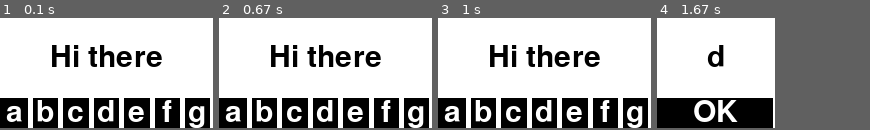
Above: before the commit, frames 1-4 (left to right).
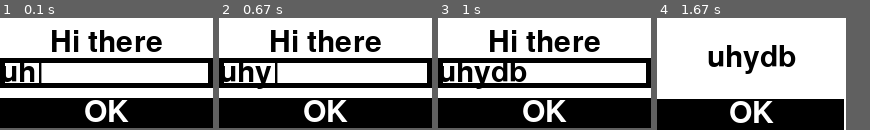
Above: after the commit, the same moments.

Repository: sillypantscoder/pygame_zip
Game: pygame game, started from test-dialog.py
Two runs of this game, one before a commit and one after it. Both use one fixed random seed, a clock stepped at 60 frames per second and the inputs below.
Inputs (mouse positions are in pixels of both pictures, inside the frame that each line leads up to):
- Up to frame 1 (0.1 s): no input
- Up to frame 2 (0.67 s): tap Y at 0.33 s
- Up to frame 3 (1 s): hold D from 0.67 s (still down); tap B at 0.82 s
- Up to frame 4 (1.67 s): release D at 1.13 s; click (763, 113) at 1.22 s, where only the run after the commit has a clickable "OK"; press the mouse at (720, 37) at 1.53 s; move the mouse to (754, 50) at 1.63 s
In our replay, in frame 4 the window is 118x110 before the commit and 189x112 after it. These sizes can differ from the game's own. Grey fills any space a smaller window leaves; there, only what the larger window draws over its background counts as a difference.

The runs differ from the first frame. In frame 1, 27% of the frame differs, in the area x 0-100%, y 10-99%; in frame 2, 28%; in frame 3, 29%; in frame 4, 19%.

Commit message:
Fixed dialogs, added prompt dialog

Diff:
--- a/dialog.py
+++ b/dialog.py
@@ -1,49 +1,22 @@
-import pygame
-import math
+import os
 
-WHITE = (255, 255, 255)
-BLACK = (0, 0, 0)
-
-def dialog(msg, options=["OK"]):
-	pygame.init()
-	pygame.font.init()
-	FONT = pygame.font.Font(pygame.font.get_default_font(), 30)
-	msgRendered = FONT.render(msg, True, BLACK)
-	msgWidth = msgRendered.get_width()
-	msgHeight = msgRendered.get_height()
-	SCREENSIZE = [msgWidth + 100, msgHeight + 50 + msgHeight]
-	screen = pygame.display.set_mode(SCREENSIZE, pygame.RESIZABLE)
-	# Loop
-	running = True
-	c = pygame.time.Clock()
-	option_width = (SCREENSIZE[0] - ((len(options) - 1) * 5)) / len(options)
-	while running:
-		for event in pygame.event.get():
-			if event.type == pygame.QUIT:
-				running = False
-			elif event.type == pygame.VIDEORESIZE:
-				SCREENSIZE = [*event.dict["size"]]
-				screen = pygame.display.set_mode(SCREENSIZE, pygame.RESIZABLE)
-			elif event.type == pygame.MOUSEBUTTONUP:
-				if pygame.mouse.get_pos()[1] < (SCREENSIZE[1] - msgHeight): continue
-				pos = pygame.mouse.get_pos()[0]
-				pos /= option_width
-				pos = math.floor(pos)
-				return options[pos]
-		screen.fill(WHITE)
-		screen.blit(msgRendered, ((SCREENSIZE[0] - msgWidth) / 2, ((SCREENSIZE[1] - msgHeight) - msgHeight) / 2))
-		# Options
-		option_width = SCREENSIZE[0] / len(options)
-		cum_x = 0
-		pygame.draw.rect(screen, BLACK, pygame.Rect(0, SCREENSIZE[1] - msgHeight, SCREENSIZE[0], msgHeight))
-		for o in options:
-			oRendered = FONT.render(o, True, WHITE)
-			screen.blit(oRendered, (cum_x + ((option_width - oRendered.get_width()) / 2), SCREENSIZE[1] - msgHeight))
-			cum_x += option_width
-			pygame.draw.line(screen, WHITE, (cum_x, SCREENSIZE[1] - msgHeight), (cum_x, SCREENSIZE[1]), 5)
-		# Flip
-		pygame.display.flip()
-		c.tick(60)
-	# End
-	pygame.quit()
-	return None
+def dialog(msg, items=["OK"]):
+	f = open("dialog.txt", "w")
+	f.write(msg + "\n" + "\n".join(items))
+	f.close()
+	os.system("python3 dialog/dialog.py")
+	f = open("dialog.txt", "r")
+	chosen = f.read()
+	f.close()
+	os.system("rm dialog.txt")
+	return chosen
+def prompt(msg, pretext=""):
+	f = open("dialog.txt", "w")
+	f.write(msg + "\n" + pretext)
+	f.close()
+	os.system("python3 dialog/prompt.py")
+	f = open("dialog.txt", "r")
+	chosen = f.read()
+	f.close()
+	os.system("rm dialog.txt")
+	return chosen
--- /dev/null
+++ b/dialog/dialog.py
@@ -0,0 +1,61 @@
+import pygame
+import math
+
+WHITE = (255, 255, 255)
+BLACK = (0, 0, 0)
+
+f = open("dialog.txt", "r")
+rawText = f.read().split("\n")
+f.close()
+msg = rawText[0]
+options = rawText[1:]
+
+def finish(s):
+	pygame.quit()
+	f = open("dialog.txt", "w")
+	f.write(s)
+	f.close()
+	exit()
+
+pygame.init()
+pygame.font.init()
+FONT = pygame.font.Font(pygame.font.get_default_font(), 30)
+msgRendered = FONT.render(msg, True, BLACK)
+msgWidth = msgRendered.get_width()
+msgHeight = msgRendered.get_height()
+SCREENSIZE = [msgWidth + 100, msgHeight + 50 + msgHeight]
+screen = pygame.display.set_mode(SCREENSIZE, pygame.RESIZABLE)
+# Loop
+running = True
+c = pygame.time.Clock()
+option_width = (SCREENSIZE[0] - ((len(options) - 1) * 5)) / len(options)
+while running:
+	for event in pygame.event.get():
+		if event.type == pygame.QUIT:
+			running = False
+		elif event.type == pygame.VIDEORESIZE:
+			SCREENSIZE = [*event.dict["size"]]
+			screen = pygame.display.set_mode(SCREENSIZE, pygame.RESIZABLE)
+		elif event.type == pygame.MOUSEBUTTONUP:
+			if pygame.mouse.get_pos()[1] < (SCREENSIZE[1] - msgHeight): continue
+			pos = pygame.mouse.get_pos()[0]
+			pos /= option_width
+			pos = math.floor(pos)
+			finish(options[pos])
+	# Message
+	screen.fill(WHITE)
+	screen.blit(msgRendered, ((SCREENSIZE[0] - msgWidth) / 2, ((SCREENSIZE[1] - msgHeight) - msgHeight) / 2))
+	# Options
+	option_width = SCREENSIZE[0] / len(options)
+	cum_x = 0
+	pygame.draw.rect(screen, BLACK, pygame.Rect(0, SCREENSIZE[1] - msgHeight, SCREENSIZE[0], msgHeight))
+	for o in options:
+		oRendered = FONT.render(o, True, WHITE)
+		screen.blit(oRendered, (cum_x + ((option_width - oRendered.get_width()) / 2), SCREENSIZE[1] - msgHeight))
+		cum_x += option_width
+		pygame.draw.line(screen, WHITE, (cum_x, SCREENSIZE[1] - msgHeight), (cum_x, SCREENSIZE[1]), 5)
+	# Flip
+	pygame.display.flip()
+	c.tick(60)
+# End
+finish("")
--- /dev/null
+++ b/dialog/prompt.py
@@ -0,0 +1,74 @@
+import pygame
+import math
+
+WHITE = (255, 255, 255)
+BLACK = (0, 0, 0)
+
+f = open("dialog.txt", "r")
+rawText = f.read().split("\n")
+f.close()
+msg = rawText[0]
+userText = rawText[1]
+
+def finish(s):
+	pygame.quit()
+	f = open("dialog.txt", "w")
+	f.write(s)
+	f.close()
+	exit()
+
+pygame.init()
+pygame.font.init()
+FONT = pygame.font.Font(pygame.font.get_default_font(), 30)
+msgRendered = FONT.render(msg, True, BLACK)
+msgWidth = msgRendered.get_width()
+msgHeight = msgRendered.get_height()
+SCREENSIZE = [msgWidth + 100, msgHeight + 50 + msgHeight]
+screen = pygame.display.set_mode(SCREENSIZE, pygame.RESIZABLE)
+cursorTicks = 0
+# Loop
+running = True
+c = pygame.time.Clock()
+while running:
+	for event in pygame.event.get():
+		if event.type == pygame.QUIT:
+			running = False
+		elif event.type == pygame.VIDEORESIZE:
+			SCREENSIZE = [*event.dict["size"]]
+			screen = pygame.display.set_mode(SCREENSIZE, pygame.RESIZABLE)
+		elif event.type == pygame.KEYDOWN:
+			keys = pygame.key.get_pressed()
+			letterchars = [ord(char) for char in "abcdefghijklmnopqrstuvwxyz "]
+			if event.key in letterchars:
+				k = chr(event.key)
+				if pygame.key.get_mods() & pygame.KMOD_SHIFT: k = k.upper()
+				userText += k
+			if keys[pygame.K_BACKSPACE]: userText = userText[:-1]
+		elif event.type == pygame.MOUSEBUTTONUP:
+			if pygame.mouse.get_pos()[1] < (SCREENSIZE[1] - msgHeight): continue
+			finish(userText)
+	# Message
+	screen.fill(WHITE)
+	screen.blit(msgRendered, ((SCREENSIZE[0] - msgWidth) / 2, ((SCREENSIZE[1] - msgHeight) - (msgHeight * 2)) / 2))
+	# Textbox
+	textboxY = ((SCREENSIZE[1] - msgHeight) - (msgHeight * 2)) / 2
+	textboxY += msgHeight
+	pygame.draw.rect(screen, BLACK, pygame.Rect(0, textboxY, SCREENSIZE[0], msgHeight), 5)
+	# Cursor & Rendering
+	cursorTicks += 1
+	if cursorTicks >= 100:
+		cursorTicks = 0
+	if cursorTicks < 50:
+		renderedUserText = FONT.render(userText + "|", True, BLACK)
+	else:
+		renderedUserText = FONT.render(userText, True, BLACK)
+	screen.blit(renderedUserText, (0, textboxY))
+	# OK button
+	pygame.draw.rect(screen, BLACK, pygame.Rect(0, SCREENSIZE[1] - msgHeight, SCREENSIZE[0], msgHeight))
+	r = FONT.render("OK", True, WHITE)
+	screen.blit(r, ((SCREENSIZE[0] - r.get_width()) / 2, SCREENSIZE[1] - msgHeight))
+	# Flip
+	pygame.display.flip()
+	c.tick(60)
+# End
+finish("")
--- a/test-dialog.py
+++ b/test-dialog.py
@@ -1,3 +1,3 @@
-from dialog import dialog
+import dialog
 
-dialog(dialog("Hi there", ["a", "b", "c", "d", "e", "f", "g"]))
+dialog.dialog(dialog.prompt("Hi there", "uh"))
--- a/unzip.py
+++ b/unzip.py
@@ -6,6 +6,7 @@
 import os
 import zipHelpers
 from viewfile import viewfile
+import dialog
 
 pygame.init()
 pygame.font.init()
@@ -101,12 +102,18 @@
 						if cpos == 1: print("add subfolder")
 					elif pos < len(currentFolders):
 						# Clicked on a folder
-						if cpos == 0: print("Rename:", currentFolders[pos])
-						if cpos == 1: print("Delete:", currentFolders[pos])
+						selectedItem = currentDir + "/" + currentFolders[pos]
+						if cpos == 0: print("Rename:", selectedItem)
+						if cpos == 1 and dialog.dialog(f"Are you sure you want to delete {selectedItem}?", ["OK", "Cancel"]) == "OK":
+							del rawItems[selectedItem]
+							modified = True
 					elif pos < len(currentFiles) + len(currentFolders):
 						# Clicked on a file
-						if cpos == 0: print("Rename:", currentFiles[pos - len(currentFolders)])
-						if cpos == 1: print("Delete:", currentFiles[pos - len(currentFolders)])
+						selectedItem = currentDir + "/" + currentFiles[pos - len(currentFolders)]
+						if cpos == 0: print("Rename:", selectedItem)
+						if cpos == 1 and dialog.dialog(f"Are you sure you want to delete {selectedItem}?", ["OK", "Cancel"]) == "OK":
+							del rawItems[selectedItem[1:]]
+							modified = True
 				ctxmenupos = None
 			else:
 				pos = pygame.mouse.get_pos()[1]
